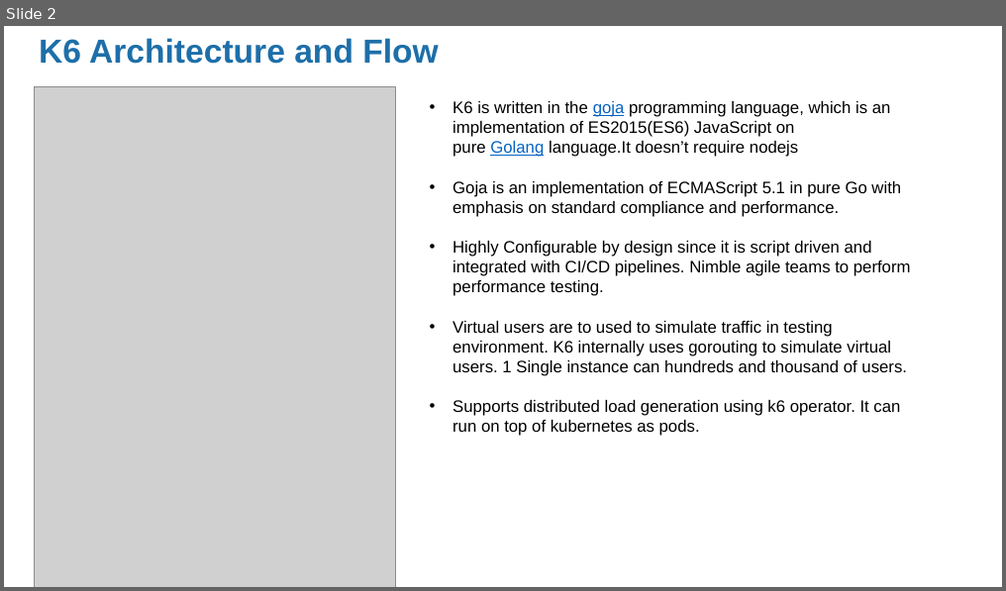
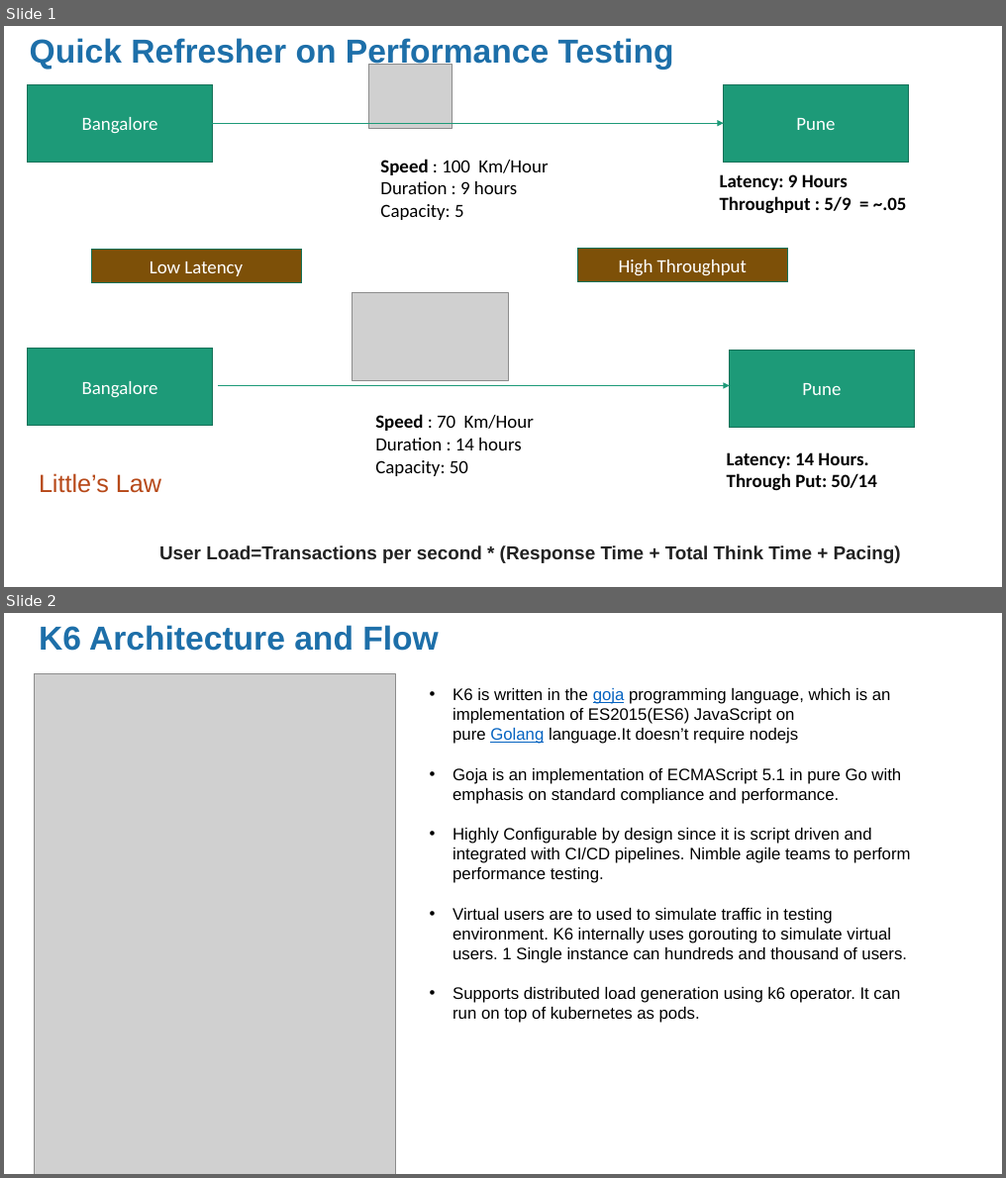
Before and after one commit to sreelakshminarayanan/k6-primer, a slide deck: K6 Performance Testing.pptx. Shown one above the other, each under a label of ours: slide 2 before the commit, slides 1 and 2 after it. The pictures are 1006x591 and 1006x1178 pixels, drawn with LibreOffice and Linux fonts; fonts in the diff are those of the drawing; grey boxes stand for pictures. Boxes give left, top, right and bottom in pixels: in the first picture for what was removed or moved away, otherwise in the second. Text is boxed around its words. In the diff, an @@ line names an element or a change of style, - is before the commit and + after.

```diff
--- a/K6 Performance Testing.pptx
+++ b/K6 Performance Testing.pptx
@@ slide 1 added at (4,26,1002,587), background #FFFFFF @@
@@ text added at (30,38,674,70), 32 pt, text #1D6FA9, bold @@
+Quick Refresher on Performance Testing
@@ rectangle added at (28,84,213,162), fill #1D9A78, outline #157259 1 pt, 18 pt, text #FFFFFF @@
+Bangalore
@@ picture added at (369,65,451,129) @@
@@ rectangle added at (724,84,908,162), fill #1D9A78, outline #157259 1 pt, 18 pt, text #FFFFFF @@
+Pune
@@ arrow added from (212, 123) to (724, 123), #1D9A78 0.5 pt @@
@@ text added at (380,159,548,220), 18 pt, text #000000 @@
+Speed : 100 Km/Hour
+Duration : 9 hours
+Capacity: 5
@@ text added at (720,174,907,214), 18 pt, text #000000, bold @@
+Latency: 9 Hours
+Throughput : 5/9 = ~.05
@@ rectangle added at (91,250,301,283), fill #7D5008, outline #157259 1 pt, 18 pt, text #FFFFFF @@
+Low Latency
@@ rectangle added at (577,249,787,282), fill #7D5008, outline #157259 1 pt, 18 pt, text #FFFFFF @@
+High Throughput
@@ picture added at (352,293,509,380) @@
@@ rectangle added at (28,349,213,426), fill #1D9A78, outline #157259 1 pt, 18 pt, text #FFFFFF @@
+Bangalore
@@ rectangle added at (730,350,915,427), fill #1D9A78, outline #157259 1 pt, 18 pt, text #FFFFFF @@
+Pune
@@ arrow added from (218, 386) to (730, 386), #1D9A78 0.5 pt @@
@@ text added at (375,414,534,476), 18 pt, text #000000 @@
+Speed : 70 Km/Hour
+Duration : 14 hours
+Capacity: 50
@@ text added at (727,453,876,491), 18 pt, text #000000, bold @@
+Latency: 14 Hours.
+Through Put: 50/14
@@ text added at (39,473,161,493), 24 pt, text #B74919 @@
+Little’s Law
@@ text added at (159,546,901,564), 18 pt, text #222222, bold @@
+User Load=Transactions per second * (Response Time + Total Think Time + Pacing)
```
Also in this commit, not shown: 2 slides changed, 2 other slides added, 1 slide removed, 2 other files.
